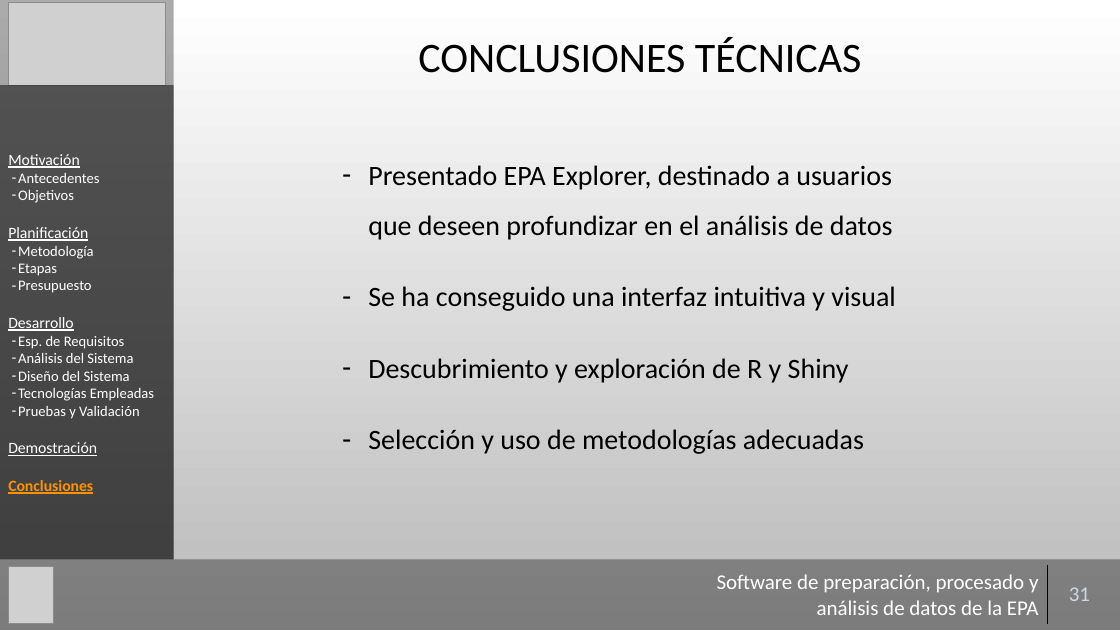
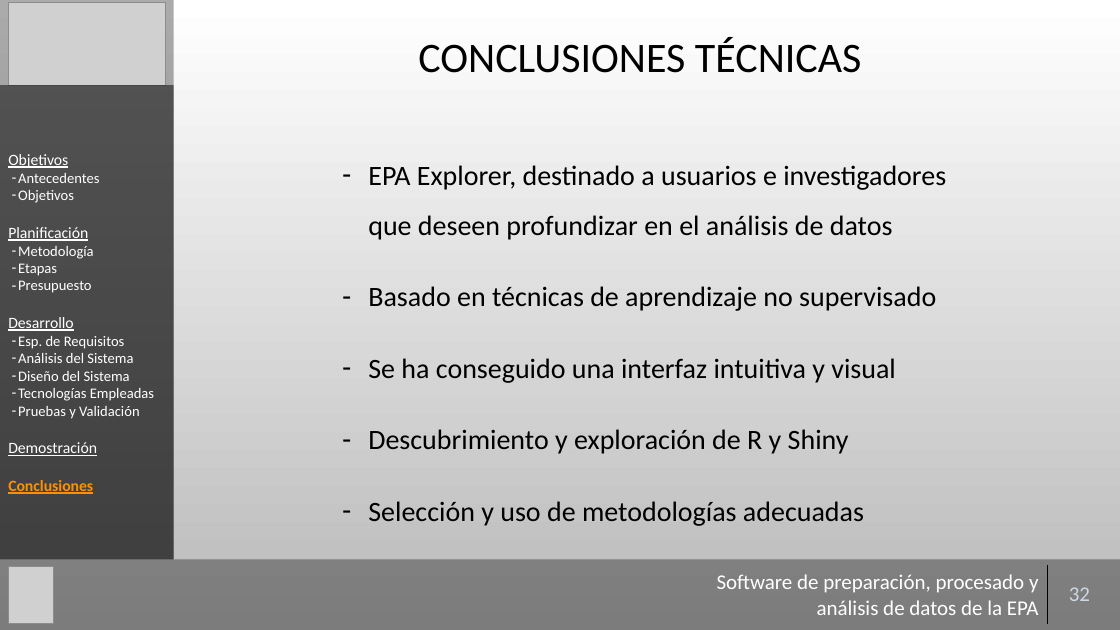
Before and after one commit to Gaulent/epa_explorer, a slide deck: slide 32 of mem/presentacion.pptx (slide 31 before the commit). Drawn at 1120x630 pixels with LibreOffice and Linux fonts; fonts in the diff are those of the drawing; grey boxes stand for pictures; background and template pictures are left out. Boxes give left, top, right and bottom in pixels: in the first picture for what was removed or moved away, otherwise in the second. Text is boxed around its words. In the diff, an @@ line names an element or a change of style, - is before the commit and + after.

```diff
--- a/mem/presentacion.pptx
+++ b/mem/presentacion.pptx
@@ text in rectangle at box(8, 154, 68, 168): text changed @@
-Motivación
+Objetivos
@@ text at box(368, 165, 946, 311): text changed @@
-– Presentado EPA Explorer, destinado a usuarios que deseen profundizar en el análisis de datos
+– EPA Explorer, destinado a usuarios e investigadores que deseen profundizar en el análisis de datos
+– Basado en técnicas de aprendizaje no supervisado
@@ table at box(705, 565, 1112, 624) @@
-row 1, column 2: 31
+row 1, column 2: 32
```
Also in this commit, not shown: 40 other slides changed, 1 slide added.
